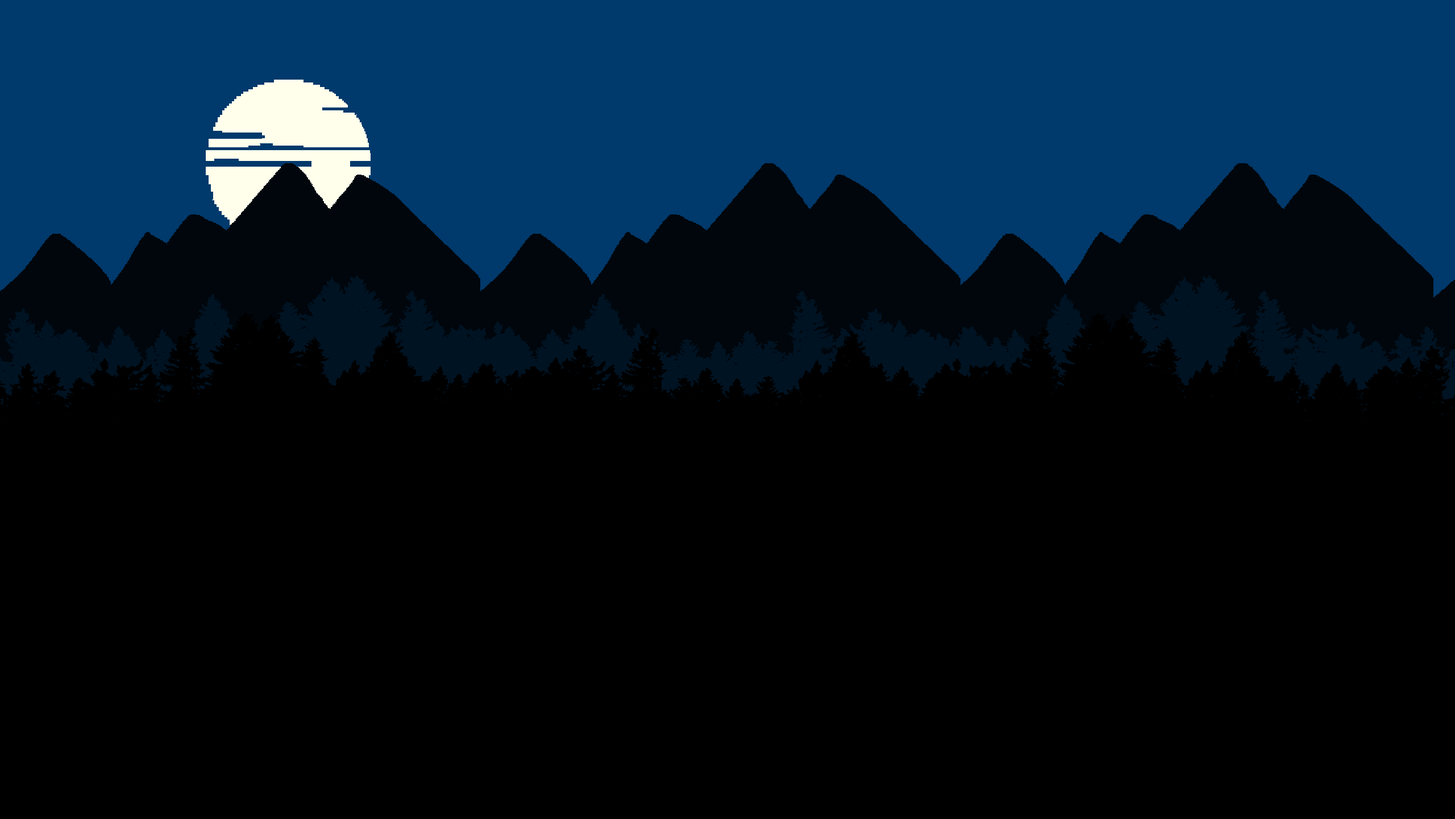
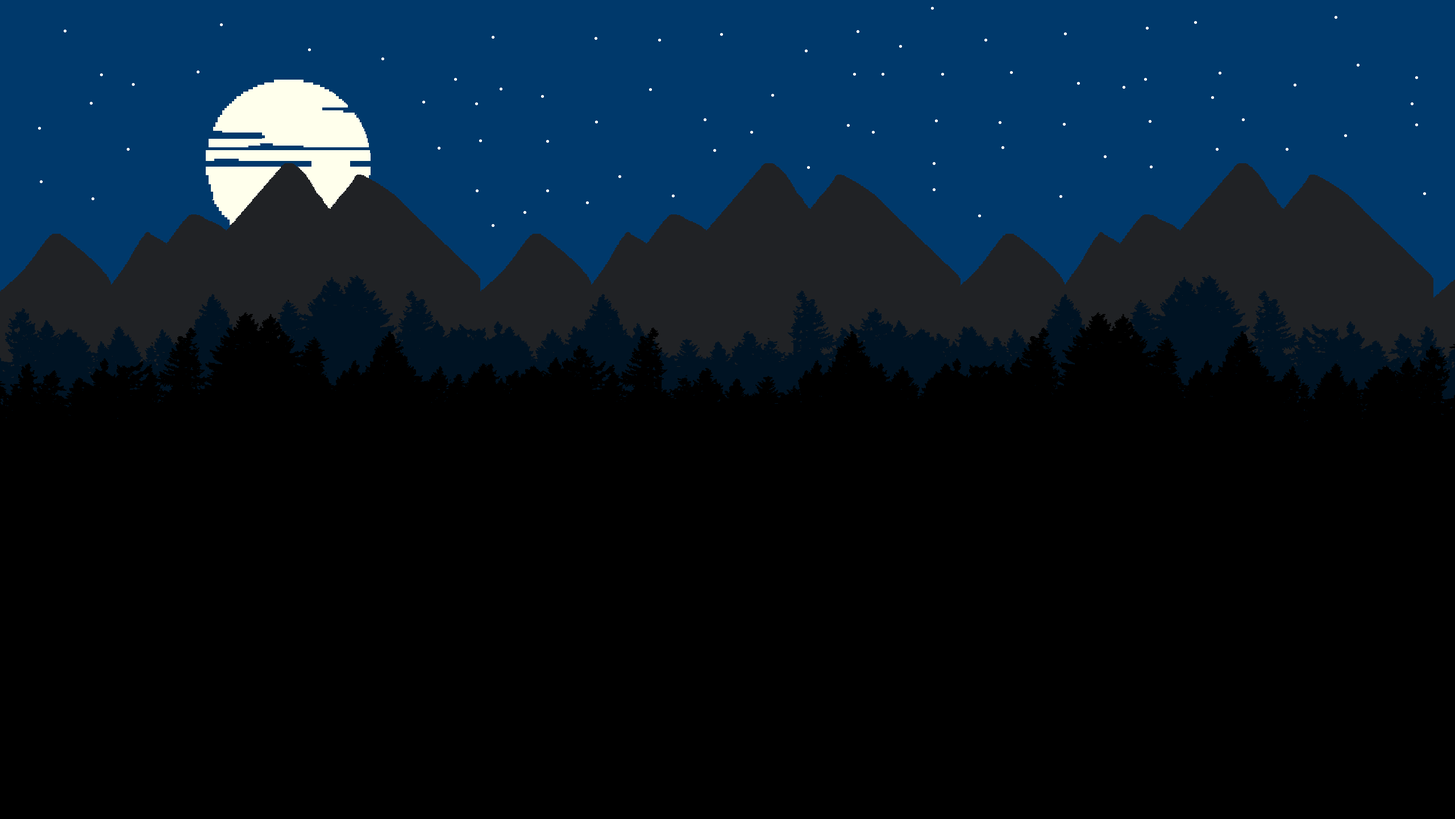
Before/after of a w=1455, h=819 layered artwork. What changed in the layer stack:
painted on "mountains" over [0, 163, 1455, 382]
painted on "bg" over [38, 6, 1427, 227]
